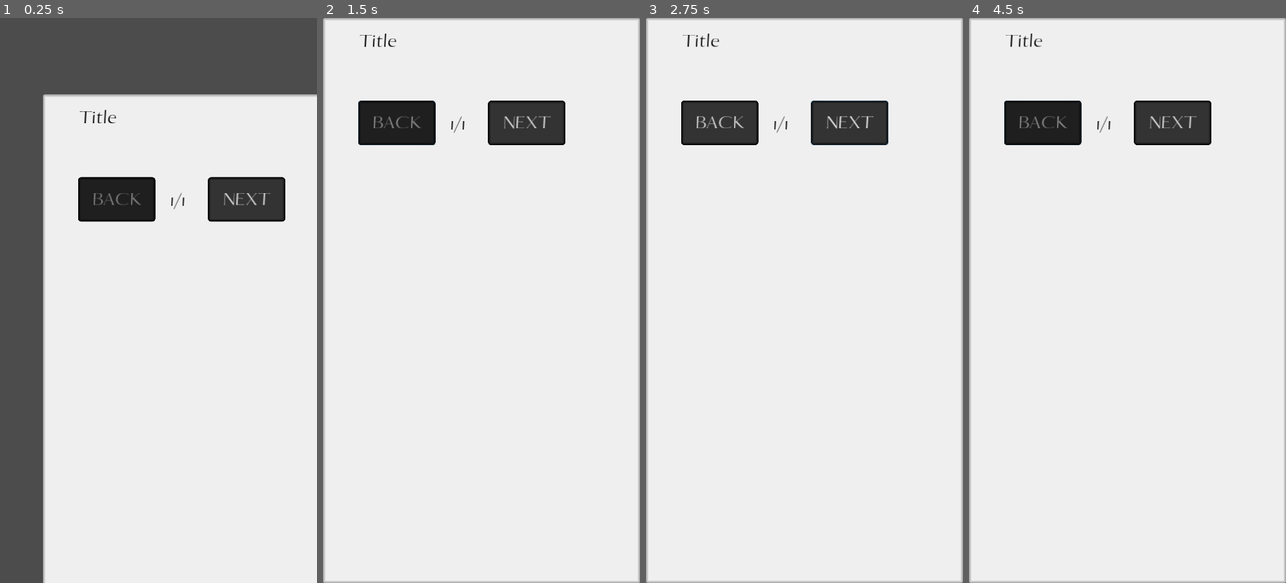
Above: before the commit, frames 1-4 (left to right).
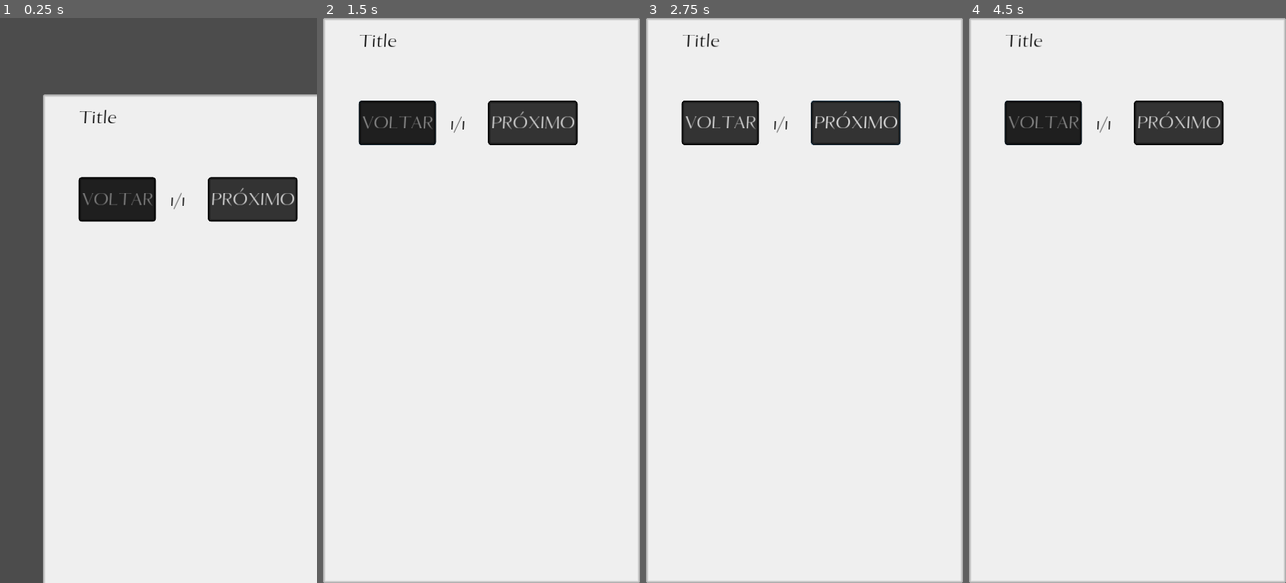
Above: after the commit, the same moments.

Repository: AndreMoukarzel/Grana-Preta
Game: Godot game, scene res://school/Lessons/Question.tscn
Two runs of this game, one before a commit and one after it. Both use one fixed random seed, a clock stepped at 60 frames per second and the inputs below. This scene is started directly instead of the project's main scene.
Inputs:
- Up to frame 1 (0.25 s): no input
- Up to frame 2 (1.5 s): click "NEXT" (after the commit: "PRÓXIMO") at 0.5 s; click "BACK" (after the commit: "VOLTAR") at 1.25 s
- Up to frame 3 (2.75 s): click "NEXT" (after the commit: "PRÓXIMO") at 2 s
- Up to frame 4 (4.5 s): click "BACK" (after the commit: "VOLTAR") at 2.75 s; click "NEXT" (after the commit: "PRÓXIMO") at 3.5 s; click "BACK" (after the commit: "VOLTAR") at 4.25 s

The runs differ from the first frame. In frame 1, 0.8% of the frame differs, in the area x 24-94%, y 28-37%; in frame 2, 0.8%; in frame 3, 0.9%, in the area x 11-81%, y 14-23%; in frame 4, 0.8%.
Error in both runs: Attempt to call function 'connect' in base 'null instance' on a null instance. (res://school/Lessons/Question.gd:23)

Commit message:
Tweaks in Questionnaires
- Make all text portuguese
- Make it impossible to "finish" questionnaire before answering all questions

Diff:
--- a/school/Lessons/Question.gd
+++ b/school/Lessons/Question.gd
@@ -28,7 +28,7 @@
 	text_font = DynamicFont.new()
 	text_font.font_data = load("res://school/Lessons/LessonFont.otf")
 	text_font.use_filter = true
-	Result.rect_position = Vector2(WINDOW_SIZE.x * 0.2, -WINDOW_SIZE.y)
+	Result.rect_position = Vector2((WINDOW_SIZE.x - Result.rect_size.x)/2, -WINDOW_SIZE.y)
 
 
 func _input(event):
@@ -167,8 +167,6 @@
 	var wrong_answers = 0
 
 	for i in range(selected_answers.size()):
-		if selected_answers[i] == -1:
-			pass # didn't answer all questions!
 		if selected_answers[i] != correct_answers[i]:
 			wrong_answers += 1
 
@@ -182,15 +180,15 @@
 			complete()
 	else:
 		disable_all()
-		$CanvasLayer/ResultPanel/Text.text = "FAILED"
+		$CanvasLayer/ResultPanel/Text.text = "FALHOU"
 		$CanvasLayer/ResultPanel/Text.set("custom_colors/font_color", Color(.5, .08, .08))
 		var panel = $CanvasLayer/ResultPanel.get("custom_styles/panel")
 		panel.border_color = Color(.5, .08, .08)
 		$CanvasLayer/ResultPanel/Info.show()
 		if wrong_answers == 1:
-			$CanvasLayer/ResultPanel/Info.text = str(wrong_answers, " incorrect answer") # singular
+			$CanvasLayer/ResultPanel/Info.text = str(wrong_answers, " resposta incorreta") # singular
 		else:
-			$CanvasLayer/ResultPanel/Info.text = str(wrong_answers, " incorrect answers") # plural
+			$CanvasLayer/ResultPanel/Info.text = str(wrong_answers, " respostas incorretas") # plural
 		tween_result()
 
 		if not Save.completed_lessons.has(id): # if not completed, lock
@@ -248,8 +246,8 @@
 			answers.append(c)
 		else:
 			questions.append(c)
-		selected_answers.append(-1)
-		correct_answers.append(-1)
+			selected_answers.append(-1)
+			correct_answers.append(-1)
 		odd = not odd
 
 
@@ -281,12 +279,16 @@
 		set_questionnaire_size(answers_height)
 
 		if current_question == questions.size() - 1:
-			$Next.text = "Finish"
+			$Next.text = "ACABAR"
 			$Next.set_modulate(Color(.3, 1, .3))
+			for answer in selected_answers:
+				if answer == -1: # Questions were still not answered
+					$Next.disabled = true
 
 
 func _on_Back_pressed():
-	$Next.text = "NEXT"
+	$Next.text = "PRÓXIMO"
+	$Next.disabled = false
 	$Next.set_modulate(Color(1, 1, 1))
 	current_question = max(current_question - 1, 0)
 	var answers_height = show_question_and_answer(current_question)
--- a/school/Lessons/Question.tscn
+++ b/school/Lessons/Question.tscn
@@ -60,9 +60,10 @@
 margin_bottom = 230.0
 custom_styles/hover = SubResource( 1 )
 custom_styles/pressed = SubResource( 1 )
+custom_styles/disabled = SubResource( 1 )
 custom_styles/normal = SubResource( 1 )
 custom_fonts/font = SubResource( 2 )
-text = "NEXT"
+text = "PRÓXIMO"
 
 [node name="PageCount" type="Label" parent="." index="3"]
 margin_left = 230.0
@@ -75,62 +76,62 @@
 
 [node name="Back" type="Button" parent="." index="4"]
 modulate = Color( 0.6, 0.6, 0.6, 1 )
-margin_left = 64.352
+margin_left = 65.0
 margin_top = 150.0
-margin_right = 204.352
+margin_right = 205.0
 margin_bottom = 230.0
 custom_styles/hover = SubResource( 1 )
 custom_styles/disabled = SubResource( 1 )
 custom_styles/normal = SubResource( 1 )
 custom_fonts/font = SubResource( 2 )
-text = "BACK"
+text = "VOLTAR"
 
 [node name="CanvasLayer" type="CanvasLayer" parent="." index="5"]
+editor/display_folded = true
 
 [node name="ResultPanel" type="Panel" parent="CanvasLayer" index="0"]
-editor/display_folded = true
 margin_left = 100.0
 margin_top = -400.0
-margin_right = 410.0
+margin_right = 450.0
 custom_styles/panel = SubResource( 3 )
 
 [node name="Text" type="Label" parent="CanvasLayer/ResultPanel" index="0"]
-margin_top = 150.0
-margin_right = 299.0
-margin_bottom = 257.0
+margin_top = 160.0
+margin_right = 324.0
+margin_bottom = 267.0
 rect_rotation = -30.0
 custom_fonts/font = SubResource( 4 )
 custom_colors/font_color = Color( 0.105882, 0.690196, 0, 1 )
 custom_colors/font_color_shadow = Color( 0, 0, 0, 1 )
 custom_constants/shadow_as_outline = 2
-text = "PASSED"
+text = "PASSOU"
 align = 1
 valign = 1
 
 [node name="Info" type="Label" parent="CanvasLayer/ResultPanel" index="1"]
 visible = false
 margin_top = 230.0
-margin_right = 310.0
+margin_right = 350.0
 margin_bottom = 273.0
 custom_fonts/font = SubResource( 5 )
 custom_colors/font_color = Color( 0, 0, 0, 1 )
 custom_colors/font_color_shadow = Color( 0, 0, 0, 1 )
-text = "3 wrong answers"
+text = "3 respostas erradas"
 align = 1
 valign = 1
 
 [node name="Tween" type="Tween" parent="CanvasLayer/ResultPanel" index="2"]
 
 [node name="Leave" type="Button" parent="CanvasLayer/ResultPanel" index="3"]
-margin_left = 87.0
+margin_left = 97.0
 margin_top = 300.0
-margin_right = 227.0
+margin_right = 237.0
 margin_bottom = 380.0
 custom_styles/hover = SubResource( 1 )
 custom_styles/pressed = SubResource( 1 )
 custom_styles/normal = SubResource( 1 )
 custom_fonts/font = SubResource( 2 )
-text = "LEAVE"
+text = "SAIR"
 
 [node name="ConfirmationPanel" parent="CanvasLayer" index="1" instance=ExtResource( 4 )]
 visible = false
